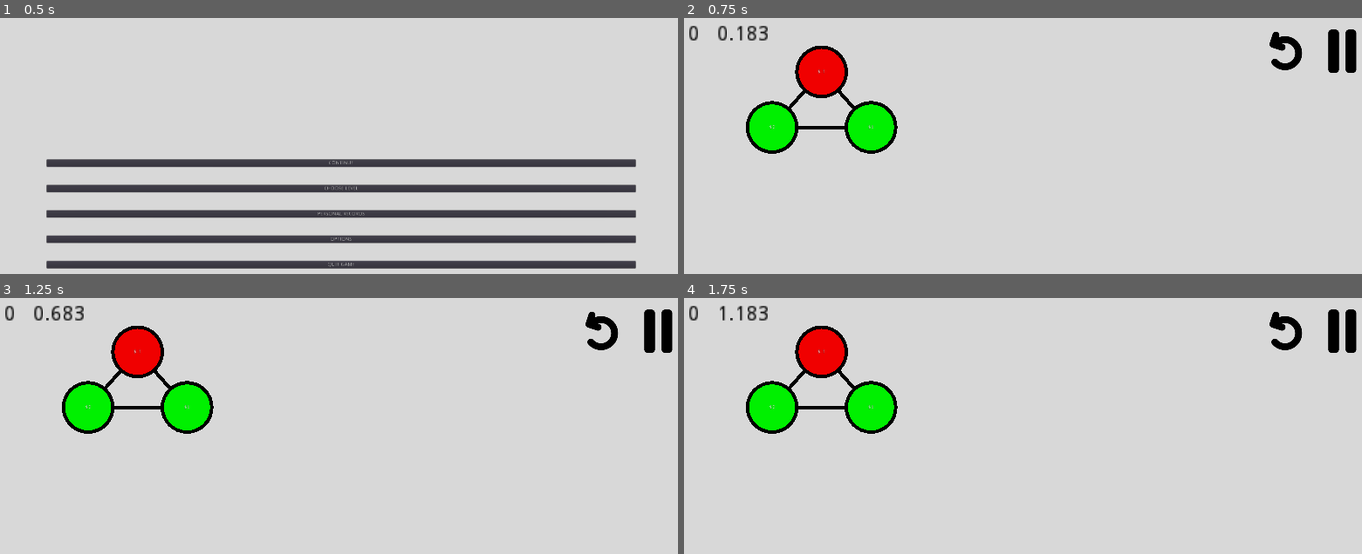
Above: before the commit, frames 1-4 (two rows, left to right).
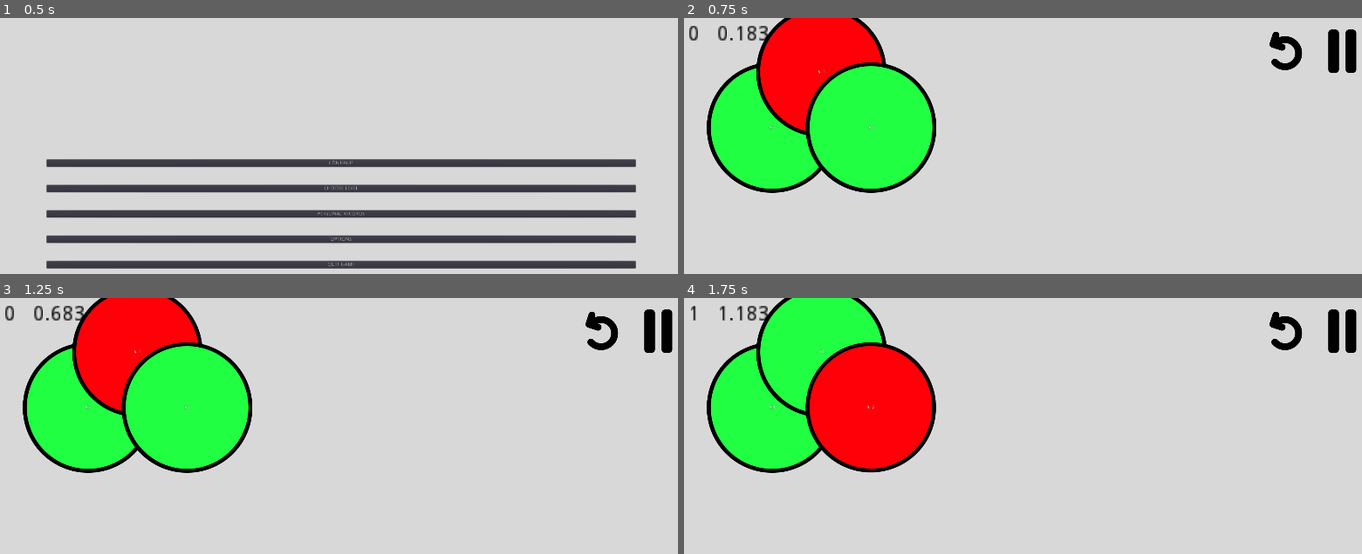
Above: after the commit, the same moments.

Repository: Inglo-Games/dollar-shuffle
Game: Godot game, scene res://scenes/main_menu.tscn
The game is run twice, just before and just after one commit, with the same random seed, the same clock (stepped at 60 frames per second) and the same inputs.
Inputs:
- Up to frame 1 (0.5 s): no input
- Up to frame 2 (0.75 s): click "CONTINUE" at 0.5 s
- Up to frame 3 (1.25 s): no input
- Up to frame 4 (1.75 s): click "CONTINUE" at 1.25 s

Frame 1 is identical in both runs. In frame 2, 17% of the frame differs, in the area x 3-38%, y 0-69%; in frame 3, 17%; in frame 4, 18%, in the area x 0-38%, y 0-69%.

Commit message:
Changing node UI to image

Diff:
--- a/scripts/graph_node.gd
+++ b/scripts/graph_node.gd
@@ -1,42 +1,40 @@
-extends Node2D
-
-# Colors for node UI
-const LIGHT_GREEN = Color("#F000FF00")
-const LIGHT_RED = Color("#F0FF0000")
-const LIGHT_GREY = Color("#F0A0A0A0")
-const BLACK = Color("#FF000000")
+extends Control
 
 # Sizes for node UI, initialized to large values
-var outer_radius = 100.0
-var inner_radius = 87.0
+var scale_val = 100.0
 
 # Node number this instance represents
 var node_num = -1
 
-# UI element
-onready var label
+# UI elements
+var sprite
+var label
 
 func _ready():
+	# Add sprite to show node image
+	sprite = Sprite.new()
+	call_deferred("add_child", sprite)
+	sprite.set_texture(load("res://assets/dot_red_light.png"))
+	# Set scale of texture based on given size
+	var scale_ratio = scale_val / 100.0
+	sprite.scale = Vector2(scale_ratio, scale_ratio)
+	# Set control node's size and position to match texture
+	self.rect_size = sprite.texture.get_size()
+	# Add label showing current value
 	label = Label.new()
 	call_deferred("add_child", label)
+	# Allow input
+	set_process_input(true)
+	connect("gui_input", self, "handle_node_click")
 
 # Custom draw function
 func _draw():
-	# Determine color of inner circle based on value
+	# Determine image to use based on value
 	var value = get_parent().get_parent().graph.graph_data[str(node_num)]["value"]
-	var color = LIGHT_GREEN
 	if value < 0:
-		color = LIGHT_RED
-	# Draw an outer black circle
-	draw_circle(
-			Vector2(0,0),
-			outer_radius,
-			BLACK)
-	# Draw inner circle
-	draw_circle(
-			Vector2(0,0),
-			inner_radius,
-			color)
+		sprite.set_texture(load("res://assets/dot_red_light.png"))
+	else:
+		sprite.set_texture(load("res://assets/dot_green_light.png"))
 	# Set text of label to value
 	label.text = "$%d" % value
 	label.align = Label.ALIGN_CENTER
@@ -45,19 +43,18 @@
 	label.rect_position = Vector2(-label_size.x/2.0, -label_size.y/2.0)
 
 # Handle inputs
-func _input(event):
-	# Only consider input inside this circle
-	if self.position.distance_to(event.position) <= outer_radius:
-		# Only inputs are give action and take action
-		if event.is_action_released("give_action"):
-			get_parent().get_parent().node_give_points(node_num)
-		elif event.is_action_released("take_action"):
-			get_parent().get_parent().node_take_points(node_num)
+func handle_node_click(event):
+	# Consider it handled
+	accept_event()
+	# Only inputs are give action and take action
+	if event.is_action_released("give_action"):
+		get_parent().get_parent().node_give_points(node_num)
+	elif event.is_action_released("take_action"):
+		get_parent().get_parent().node_take_points(node_num)
 
 # Custom init function
 func initialize(num, size):
 	# Save node number being represented
 	node_num = num
-	# Set radii sizes
-	outer_radius = size
-	inner_radius = outer_radius * 0.87
+	# Set scale size
+	scale_val = size
--- a/scripts/level.gd
+++ b/scripts/level.gd
@@ -121,7 +121,7 @@
 	# Create GameNode object to add to screen
 	var game_node = GameNode.new()
 	game_node.initialize(num, radius)
-	game_node.position = location
+	game_node.rect_position = location
 	# Add node as child once loading is finished
 	node_cont.call_deferred("add_child", game_node)
 	# Add node to group
